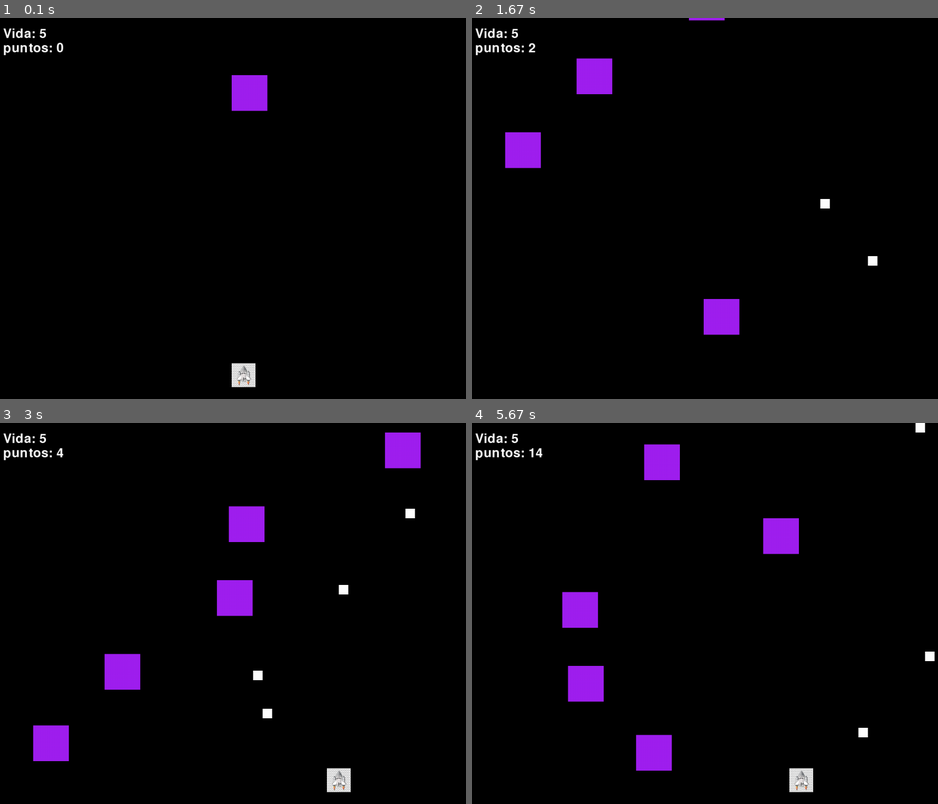
Above: before the commit, frames 1-4 (two rows, left to right).
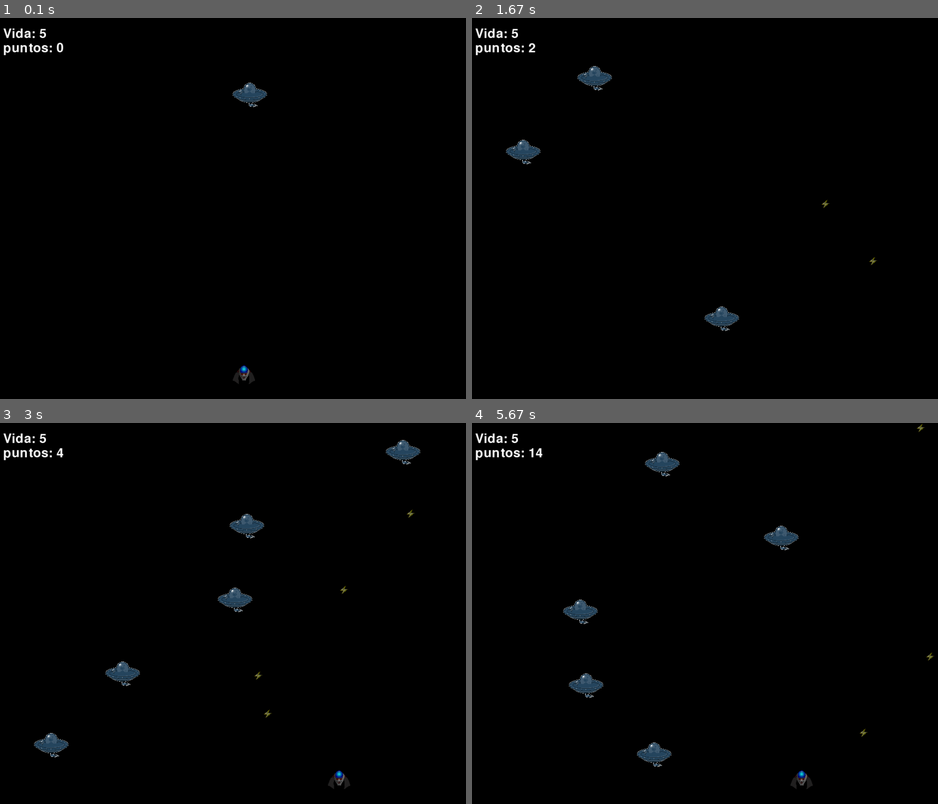
Above: after the commit, the same moments.

Repository: NataliaFonsecaF/jugo
Game: pygame game, started from pyGame1.py
The game is run twice, just before and just after one commit, with the same random seed, the same clock (stepped at 60 frames per second) and the same inputs.
Inputs:
- Up to frame 1 (0.1 s): no input
- Up to frame 2 (1.67 s): tap Space at 0.33, 0.73, 1.03, 1.23, 1.53 s; hold D 0.67-1.13 s; hold D 1.17-1.63 s
- Up to frame 3 (3 s): hold A 1.67-2.2 s; tap Space at 1.73, 2.03, 2.3, 2.6, 2.73 s; hold A 2.23-2.63 s; hold D from 2.67 s (still down)
- Up to frame 4 (5.67 s): tap Space at 3.03, 3.4, 3.7, 3.9, 4.2, 4.4, 4.7, 4.9, 5.2, 5.47 s; release D at 3.3 s; hold A 3.33-3.8 s; hold D 3.83-4.3 s; hold D 4.33-4.8 s; hold A 4.83-5.37 s; hold A from 5.4 s (still down)

The runs differ from the first frame. In frame 1, 1.1% of the frame differs, in the area x 49-58%, y 15-97%; in frame 2, 2.4%; in frame 3, 4.2%, in the area x 7-91%, y 2-97%; in frame 4, 4.1%.

Commit message:
tercer push paso 14

Diff:
--- a/bala.py
+++ b/bala.py
@@ -9,10 +9,13 @@
         self.velocidad = 10
         self.color = "white"
         self.rect = pygame.Rect(self.x, self.y, self.ancho, self.alto)
+        self.imagen = pygame.image.load("media/rayo.svg")
+        self.imagen = pygame.transform.scale(self.imagen, (self.ancho, self.alto))
 
     def dibujar (self, ventana):
         self.rect = pygame.Rect(self.x, self.y, self.ancho, self.alto)
-        pygame.draw.rect(ventana, self.color, self.rect)
+        # pygame.draw.rect(ventana, self.color, self.rect)
+        ventana.blit(self.imagen,(self.x, self.y))
 
     def movimiento(self):
         self.y -= self.velocidad
--- /dev/null
+++ b/db.py
@@ -0,0 +1,11 @@
+import pymysql
+import pymysql.cursors
+
+conn = pymysql.connect(host="192.168.1.12", user= "mi_usuario", password="mi_password", database="mi_base_de_datos", charset="utf8mb4",cursorclass=pymysql.cursors.DictCursor)
+cursor = conn.cursor()
+cursor.execute("SELECT * FROM puntajes")
+response = cursor.fetchall()
+print(response)
+
+cursor.close()
+conn.close()
--- a/enemigo.py
+++ b/enemigo.py
@@ -10,10 +10,13 @@
         self.color = "purple"
         self.rect = pygame.Rect(self.x, self.y, self.ancho, self.alto)
         self.vida = 3
+        self.imagen = pygame.image.load("media/enemigo.svg")
+        self.imagen = pygame.transform.scale(self.imagen, (self.ancho, self.alto))
 
     def dibujar (self, ventana):
         self.rect = pygame.Rect(self.x, self.y, self.ancho, self.alto)
-        pygame.draw.rect(ventana, self.color, self.rect)
+        # pygame.draw.rect(ventana, self.color, self.rect)
+        ventana.blit(self.imagen,(self.x, self.y))
 
     def movimiento(self):
         self.y += self.velocidad
--- a/personaje.py
+++ b/personaje.py
@@ -9,7 +9,7 @@
         self.velocidad = 10
         self.color = "red"
         self.rect = pygame.Rect(self.x, self.y, self.ancho, self.alto)
-        self.imagen = pygame.image.load("media/nave.jpg")
+        self.imagen = pygame.image.load("media/nave.svg")
         self.imagen = pygame.transform.scale(self.imagen, (self.ancho, self.alto))
 
     def dibujar (self, ventana):
--- a/puntuaciones.txt
+++ b/puntuaciones.txt
@@ -1,3 +1,12 @@
  natalia- 13
 & C:/Users/nata/AppData/Local/Microsoft/WindowsApps/python3.11.exe c:/Users/nata/Documents/pyGame/pyGame1.py- 121
 & C:/Users/nata/AppData/Local/Microsoft/WindowsApps/python3.11.exe c:/Users/nata/Documents/pyGame/pyGame1.py- 73
+& C:/Users/nata/AppData/Local/Microsoft/WindowsApps/python3.11.exe c:/Users/nata/Documents/pyGame/pyGame1.py- 73
+& C:/Users/nata/AppData/Local/Microsoft/WindowsApps/python3.11.exe c:/Users/nata/Documents/pyGame/pyGame1.py- 19
+& C:/Users/nata/AppData/Local/Microsoft/WindowsApps/python3.11.exe c:/Users/nata/Documents/pyGame/pyGame1.py- 50
+& C:/Users/nata/AppData/Local/Microsoft/WindowsApps/python3.11.exe c:/Users/nata/Documents/pyGame/pyGame1.py- 139
+& C:/Users/nata/AppData/Local/Microsoft/WindowsApps/python3.11.exe c:/Users/nata/Documents/pyGame/pyGame1.py- 72
+& C:/Users/nata/AppData/Local/Microsoft/WindowsApps/python3.11.exe c:/Users/nata/Documents/pyGame/pyGame1.py- 29
+& C:/Users/nata/AppData/Local/Microsoft/WindowsApps/python3.11.exe c:/Users/nata/Documents/pyGame/pyGame1.py- 47
+& C:/Users/nata/AppData/Local/Microsoft/WindowsApps/python3.11.exe c:/Users/nata/Documents/pyGame/pyGame1.py- 95
+natalia- 22
--- a/pyGame1.py
+++ b/pyGame1.py
@@ -3,15 +3,20 @@
 from enemigo import Enemigo
 from bala import Bala
 import random
+import time
 
 
 pygame.init()
+pygame.mixer.init()
 
 ANCHO = 1000
 ALTO = 800
 VENTANA = pygame.display.set_mode([ANCHO, ALTO])
 FPS = 60
 FUENTE = pygame.font.SysFont("Comic Sans", 40)
+SONIDO_DISPARO = pygame.mixer.Sound('media/laser2.mp3')
+SONIDO_MUERTE_ENEMIGO = pygame.mixer.Sound('media/enemy_destroy.mp3')
+SONIDO_FIN = pygame.mixer.Sound('media/nave_destroy.mp3')
 
 jugando = True
 reloj = pygame.time.Clock()
@@ -31,6 +36,7 @@
     if pygame.time.get_ticks() - ultima_bala > tiempo_entre_balas:
         balas.append(Bala(cubo.rect.centerx,cubo.rect.centery))
         ultima_bala = pygame.time.get_ticks()
+        SONIDO_DISPARO.play()
 
 def gestionar_teclas(teclas):
     # if teclas[pygame.K_w]:
@@ -83,6 +89,7 @@
                 puntos += 1
         if enemigo.vida <= 0:
             enemigos.remove(enemigo)
+            SONIDO_MUERTE_ENEMIGO.play()
 
 
     for bala in balas:
@@ -94,6 +101,8 @@
     VENTANA.blit(texto_puntos, (20,50))
 
     pygame.display.update()
+SONIDO_FIN.play()
+time.sleep(0.3)
 pygame.quit()
 nombre = input("introduce tu nombre: ")
 with open('puntuaciones.txt', 'a') as archivo:
Binary file removed: media/enemigo.jpg
Not shown, added: media/enemigo.svg
Binary file removed: media/nave.jpg
Not shown, added: media/nave.svg
Not shown, added: media/rayo.svg
Not shown, added: media/enemy_destroy.mp3
Not shown, added: media/laser2.mp3
Not shown, added: media/nave_destroy.mp3
